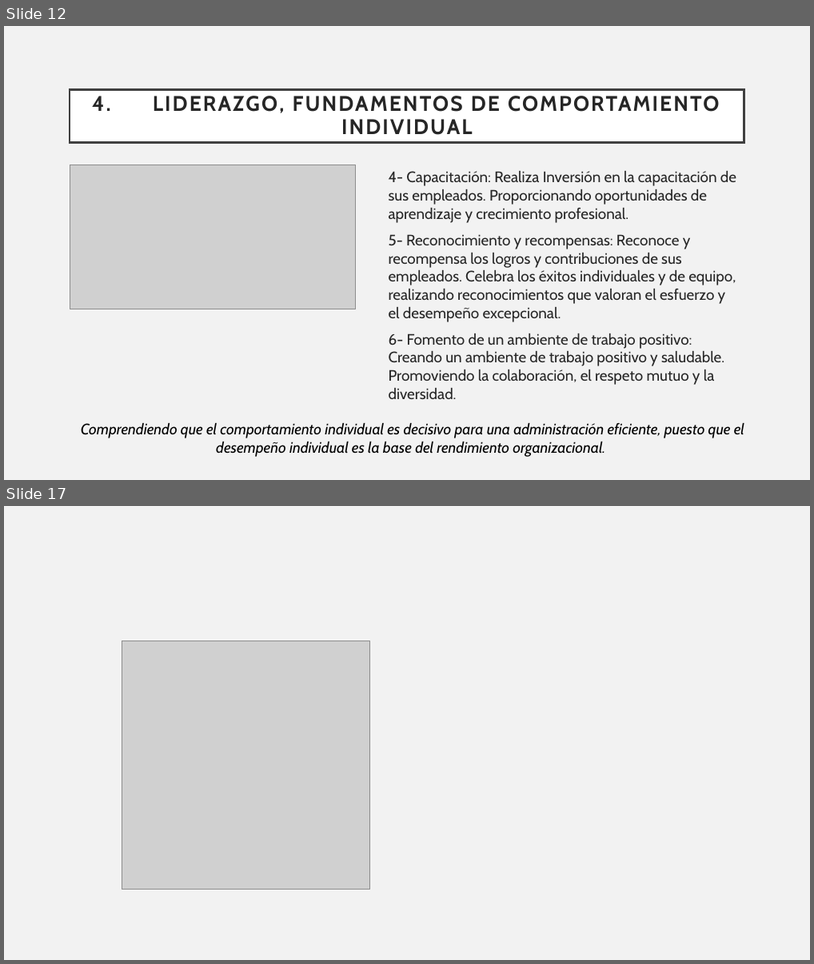
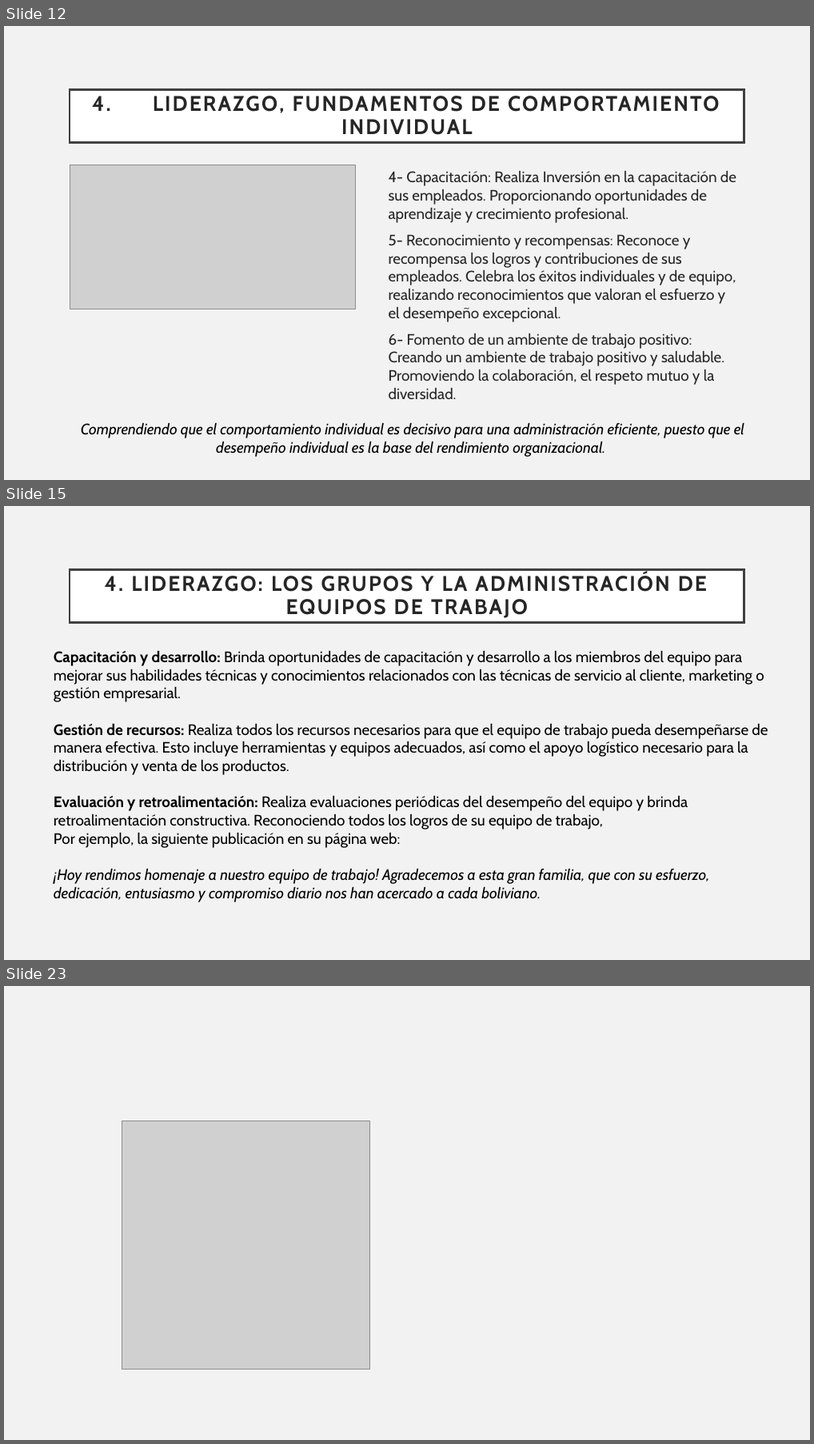
Before and after one commit to Sstrmn1/presentacionAdministracion, a slide deck: Presentacion - Exposicion.pptx. Shown one above the other, each under a label of ours: slides 12 and 17 before the commit, slides 12, 15 and 23 after it; the slides between them are not shown. The pictures are 814x964 and 814x1444 pixels, drawn with LibreOffice and Linux fonts; fonts in the diff are those of the drawing; grey boxes stand for pictures. Boxes give left, top, right and bottom in pixels: in the first picture for what was removed or moved away, otherwise in the second. Text is boxed around its words. In the diff, an @@ line names an element or a change of style, - is before the commit and + after.

Commit message:
Seccion de liderazgo actualizada

```diff
--- a/Presentacion - Exposicion.pptx
+++ b/Presentacion - Exposicion.pptx
@@ slide 15 added at [4, 506, 810, 960], background #F2F2F2 @@
@@ title added at [70, 569, 745, 622], fill #FFFFFF, outline #404040 2.5 pt, 25.2 pt, text #262626, bold @@
+4. LIDERAZGO: LOS GRUPOS Y LA ADMINISTRACIÓN DE EQUIPOS DE TRABAJO
@@ text added at [54, 650, 768, 902], 18 pt, text #000000 @@
+Capacitación y desarrollo: Brinda oportunidades de capacitación y desarrollo a los miembros del equipo para mejorar sus habilidades técnicas y conocimientos relacionados con las técnicas de servicio al cliente, marketing o gestión empresarial.
+Gestión de recursos: Realiza todos los recursos necesarios para que el equipo de trabajo pueda desempeñarse de manera efectiva. Esto incluye herramientas y equipos adecuados, así como el apoyo logístico necesario para la distribución y venta de los productos.
+Evaluación y retroalimentación: Realiza evaluaciones periódicas del desempeño del equipo y brinda retroalimentación constructiva. Reconociendo todos los logros de su equipo de trabajo,
+Por ejemplo, la siguiente publicación en su página web:
+¡Hoy rendimos homenaje a nuestro equipo de trabajo! Agradecemos a esta gran familia, que con su esfuerzo, dedicación, entusiasmo y compromiso diario nos han acercado a cada boliviano.
@@ what was slide 17 is now slide 23 @@
```
Also in this commit, not shown: 3 slides changed, 6 other slides added, 1 slide removed.
